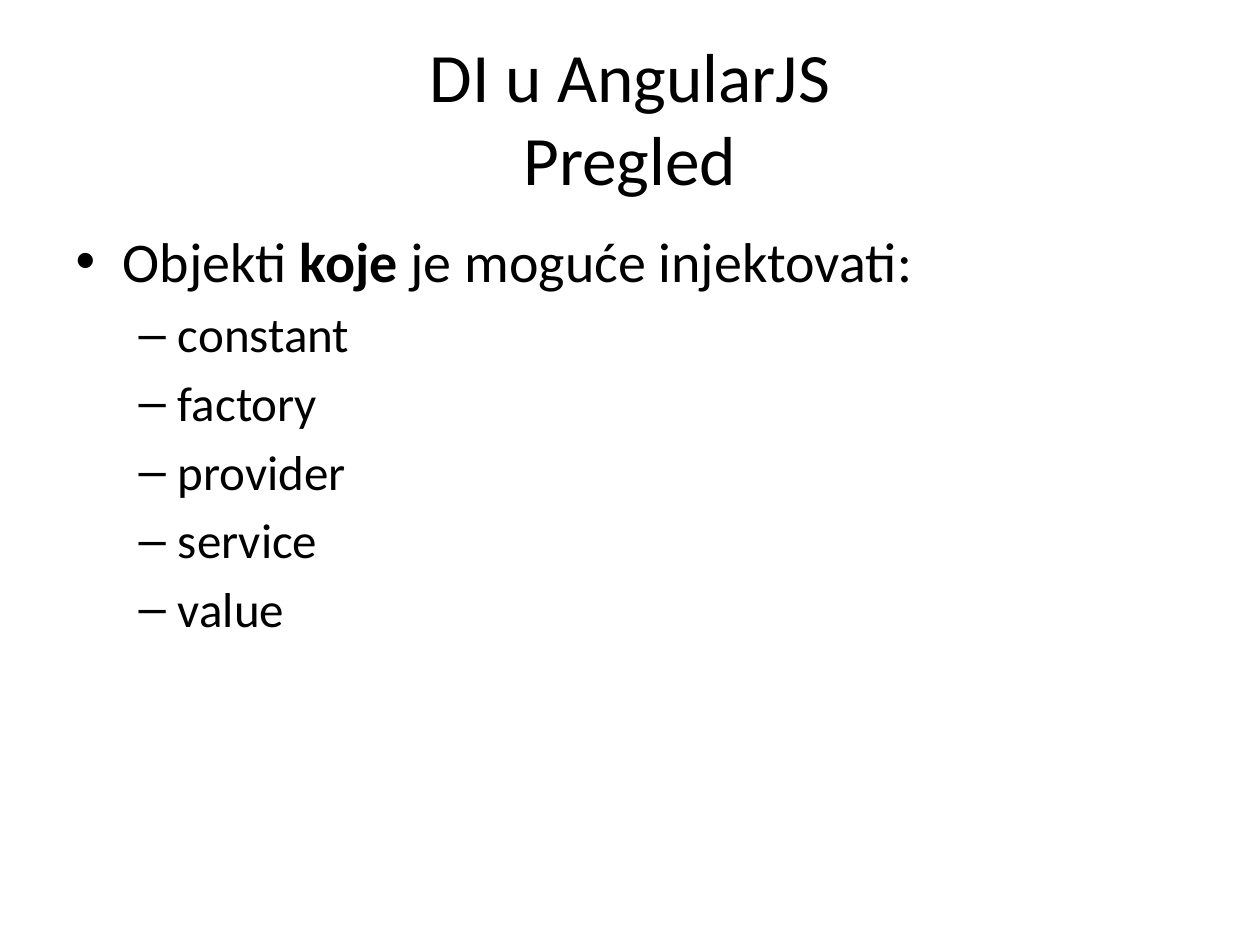
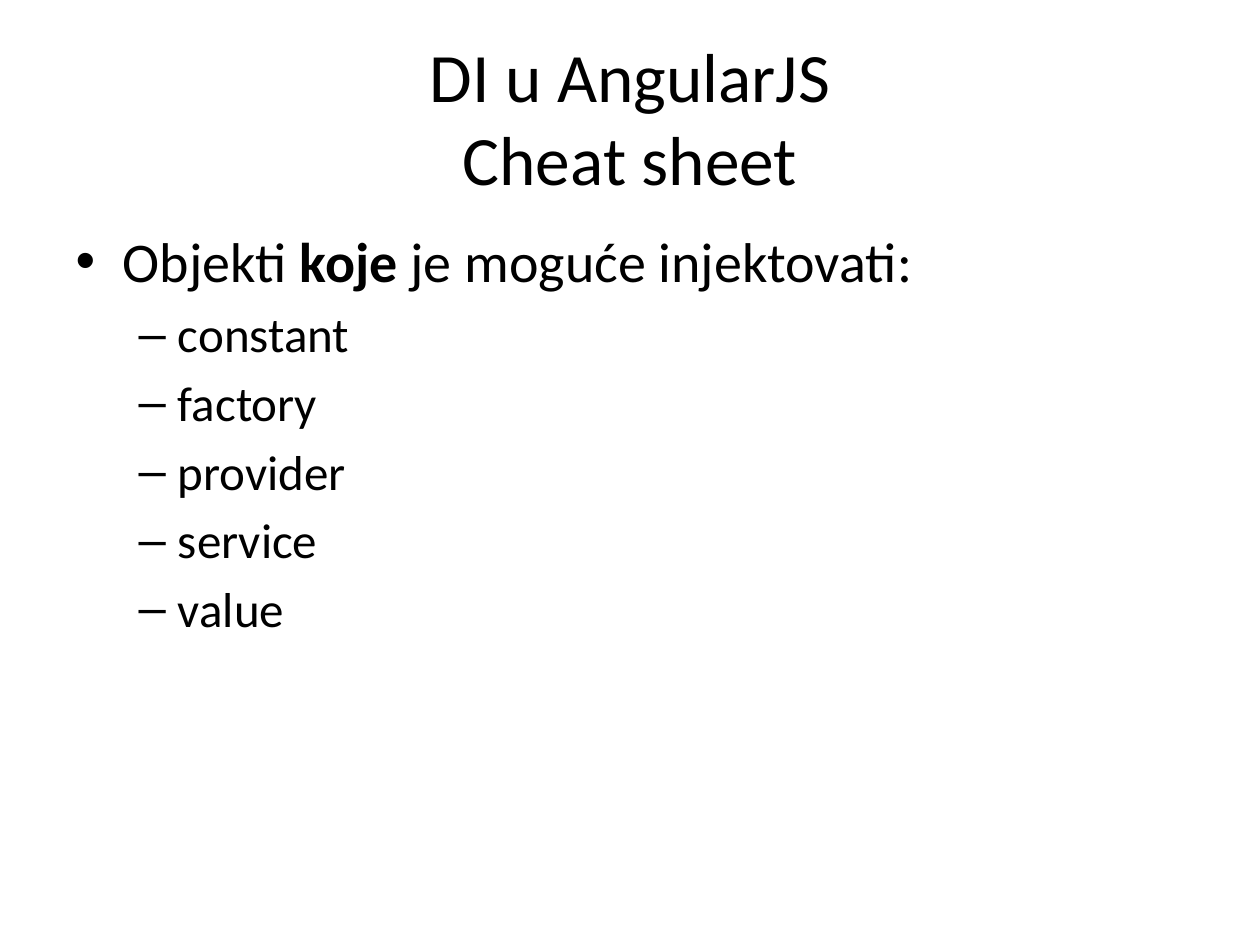
Before and after one commit to XWS2016/AngularJS, a slide deck: slide 41 of 05_Servisi/05 Servisi.pptx. Drawn at 1260x945 pixels with LibreOffice and Linux fonts; fonts in the diff are those of the drawing. Boxes give left, top, right and bottom in pixels: in the first picture for what was removed or moved away, otherwise in the second. Text is boxed around its words. In the diff, an @@ line names an element or a change of style, - is before the commit and + after.

```diff
--- a/05_Servisi/05 Servisi.pptx
+++ b/05_Servisi/05 Servisi.pptx
@@ title at bbox=[430, 54, 829, 186]: text changed @@
-DI u AngularJS
-Pregled
+DI u AngularJS
+Cheat sheet
```
Also in this commit, not shown: 8 other slides changed, 25 other files.
